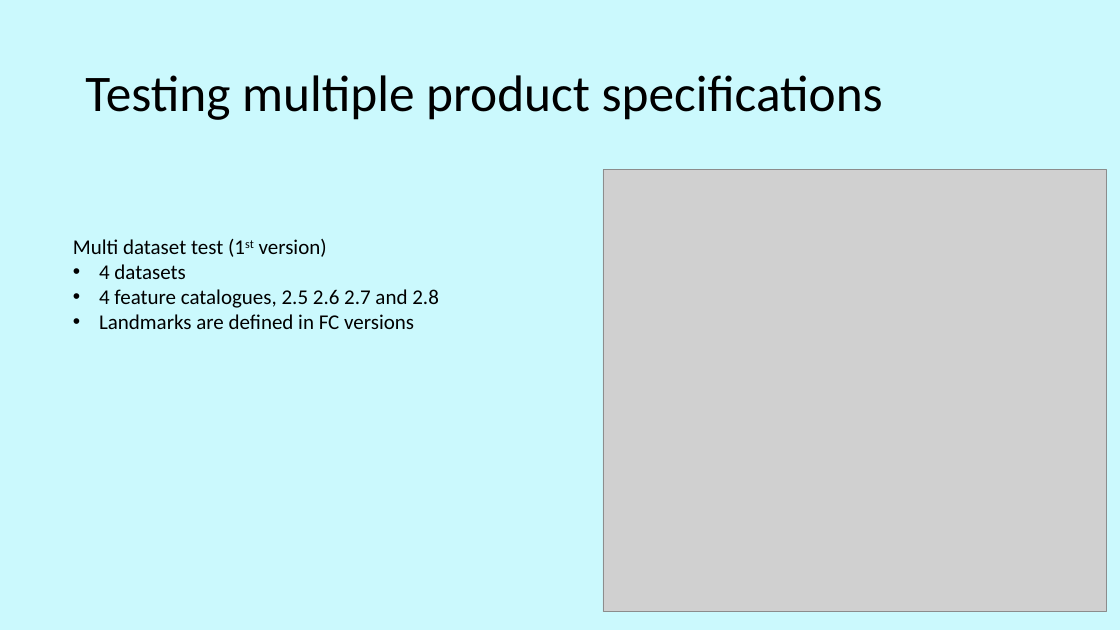
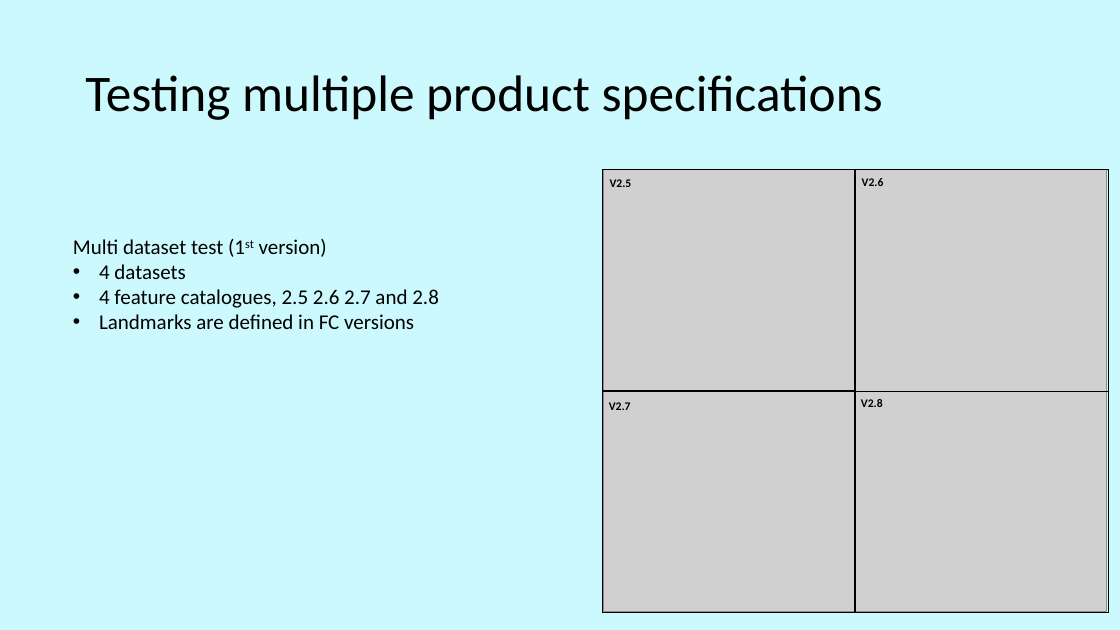
Before and after one commit to iho-ohi/98-interoperability, a slide deck: slide 13 of documents/2.4.0/S-98 VTC Nov.pptx. Drawn at 1120x630 pixels with LibreOffice and Linux fonts; fonts in the diff are those of the drawing; grey boxes stand for pictures; background and template pictures are left out. Boxes give left, top, right and bottom in pixels: in the first picture for what was removed or moved away, otherwise in the second. Text is boxed around its words. In the diff, an @@ line names an element or a change of style, - is before the commit and + after.

```diff
--- a/documents/2.4.0/S-98 VTC Nov.pptx
+++ b/documents/2.4.0/S-98 VTC Nov.pptx
@@ rectangle added at bbox=[602, 170, 855, 392], outline #000000 1 pt @@
@@ text added at bbox=[610, 179, 632, 187], 10 pt, text #000000, bold @@
+V2.5
@@ rectangle added at bbox=[855, 170, 1108, 392], outline #000000 1 pt @@
@@ text added at bbox=[862, 178, 884, 186], 10 pt, text #000000, bold @@
+V2.6
@@ rectangle added at bbox=[602, 392, 855, 613], outline #000000 1 pt @@
@@ text added at bbox=[609, 402, 631, 410], 10 pt, text #000000, bold @@
+V2.7
@@ rectangle added at bbox=[855, 392, 1108, 613], outline #000000 1 pt @@
@@ text added at bbox=[861, 399, 883, 407], 10 pt, text #000000, bold @@
+V2.8
```
Also in this commit, not shown: 3 other slides changed, 1 slide added, 2 slides removed, 11 other files.
